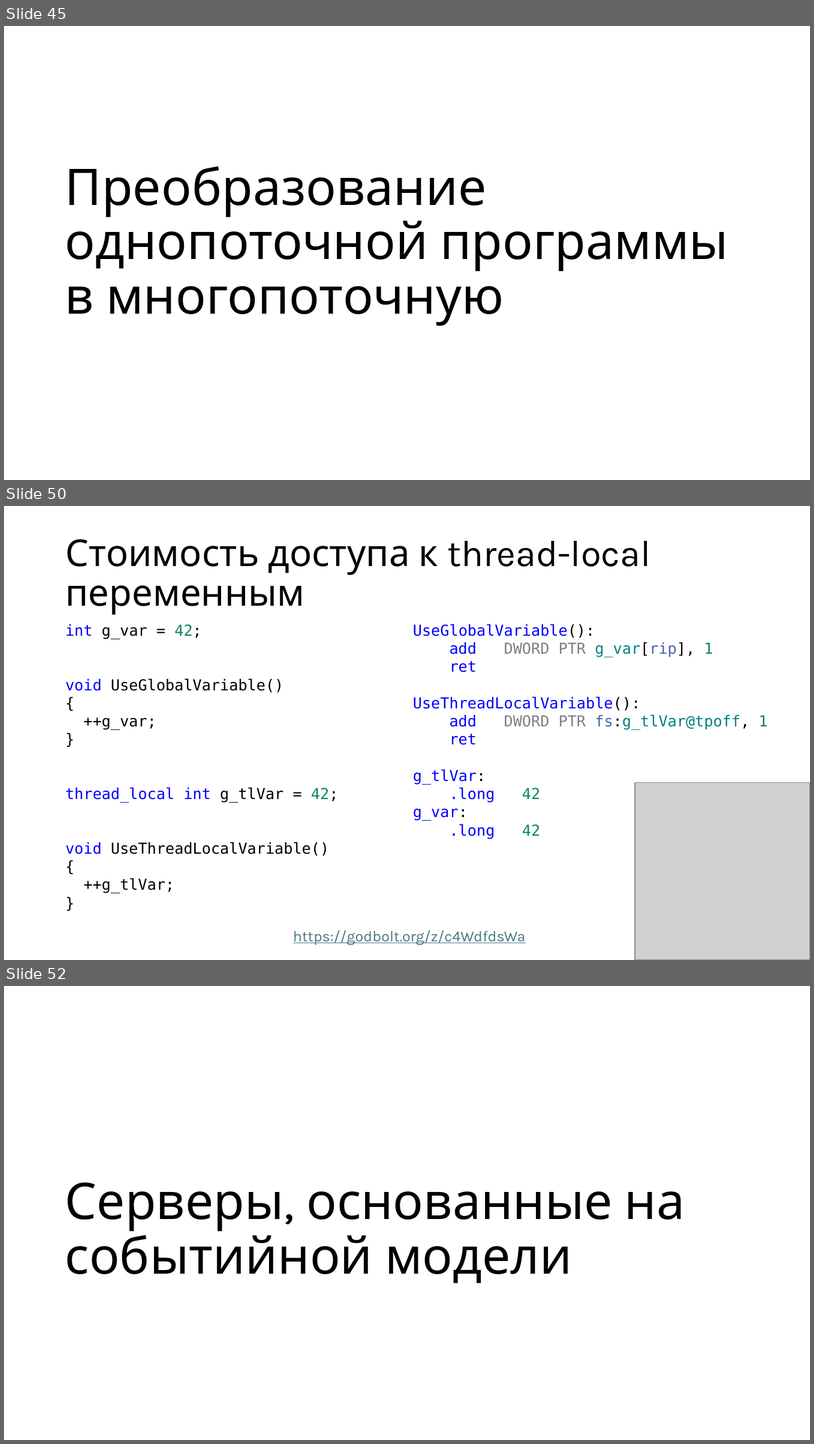
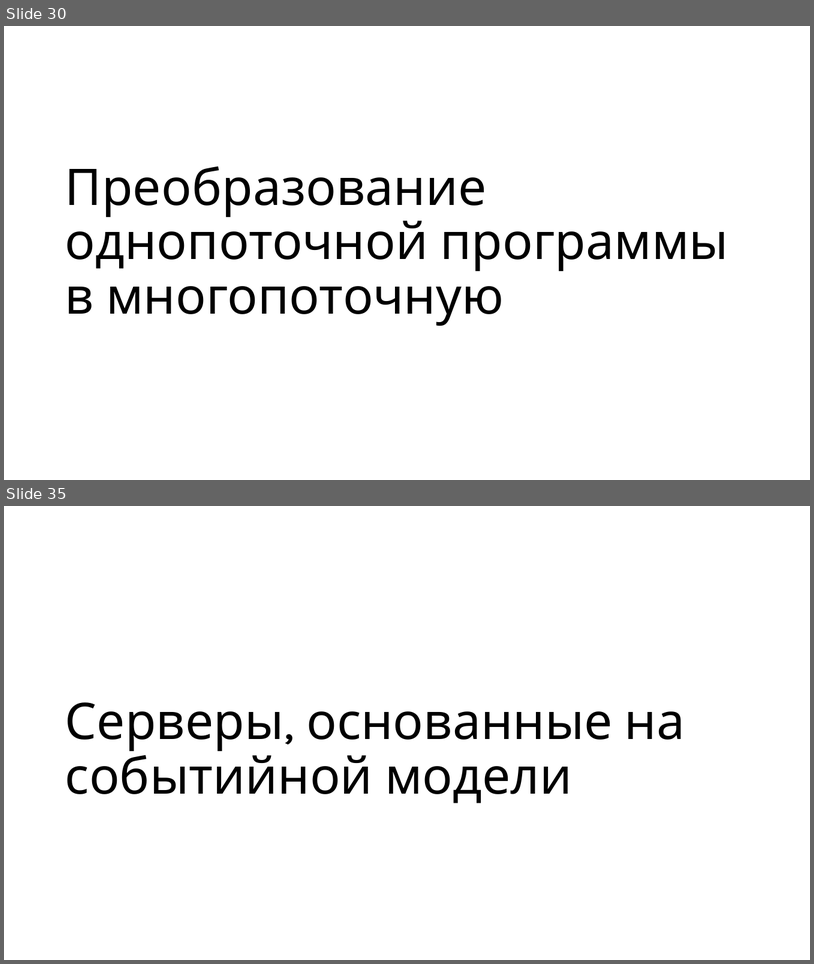
Before and after one commit to alexey-malov/os-course, a slide deck: lectures/04/Потоки.pptx. Shown one above the other, each under a label of ours: slides 45, 50 and 52 before the commit, slides 30 and 35 after it; the slides between them are not shown. The pictures are 814x1444 and 814x964 pixels, drawn with LibreOffice and Linux fonts; fonts in the diff are those of the drawing; grey boxes stand for pictures. Boxes give left, top, right and bottom in pixels: in the first picture for what was removed or moved away, otherwise in the second. Text is boxed around its words. In the diff, an @@ line names an element or a change of style, - is before the commit and + after.

```diff
--- a/lectures/04/Потоки.pptx
+++ b/lectures/04/Потоки.pptx
@@ slide 50 removed at (4, 506, 810, 960), background #FFFFFF @@
@@ title removed at (65, 539, 651, 615) @@
-Стоимость доступа к thread-local переменным
@@ text removed at (65, 624, 339, 893) @@
-int g_var = 42;
-void UseGlobalVariable()
-{
-++g_var;
-}
-thread_local int g_tlVar = 42;
-void UseThreadLocalVariable()
-{
-++g_tlVar;
-}
@@ text removed at (413, 624, 768, 839) @@
-UseGlobalVariable():
-add DWORD PTR g_var[rip], 1
-ret
-UseThreadLocalVariable():
-add DWORD PTR fs:g_tlVar@tpoff, 1
-ret
-g_tlVar:
-.long 42
-g_var:
-.long 42
@@ picture removed at (636, 783, 810, 960) @@
@@ text removed at (293, 930, 526, 945) @@
-https://godbolt.org/z/c4WdfdsWa
@@ what was slide 45 is now slide 30 @@
@@ what was slide 52 is now slide 35 @@
```
Also in this commit, not shown: 5 slides changed, 28 slides added, 45 other slides removed.
